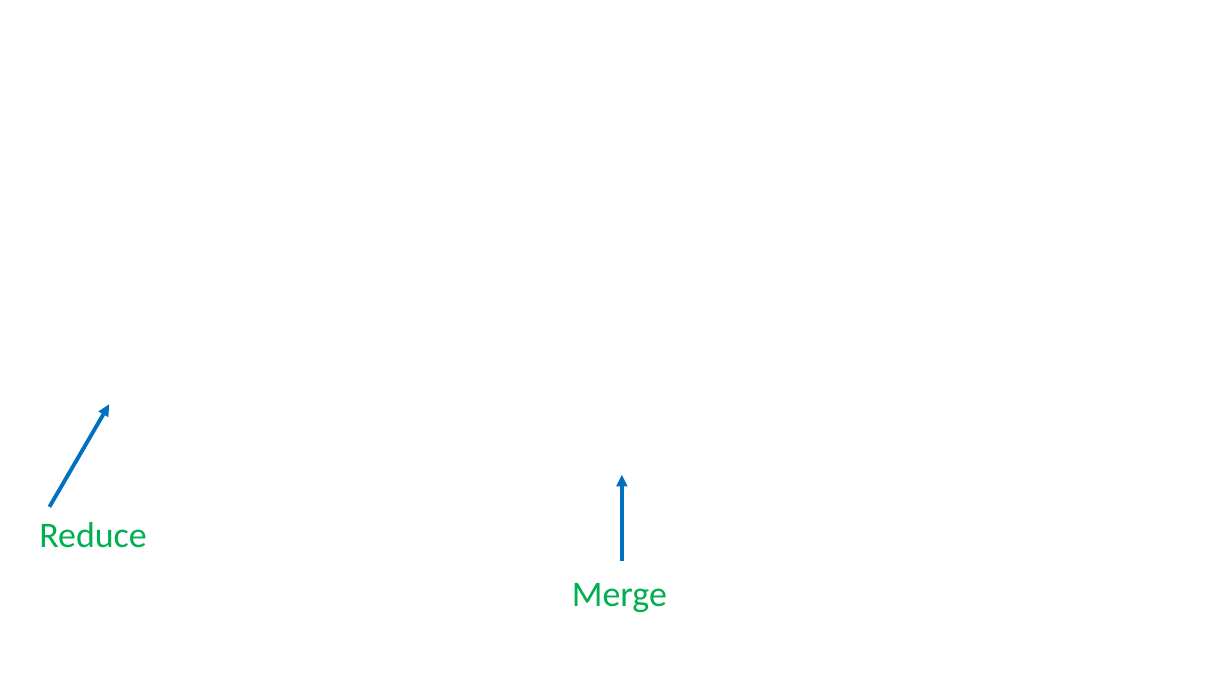
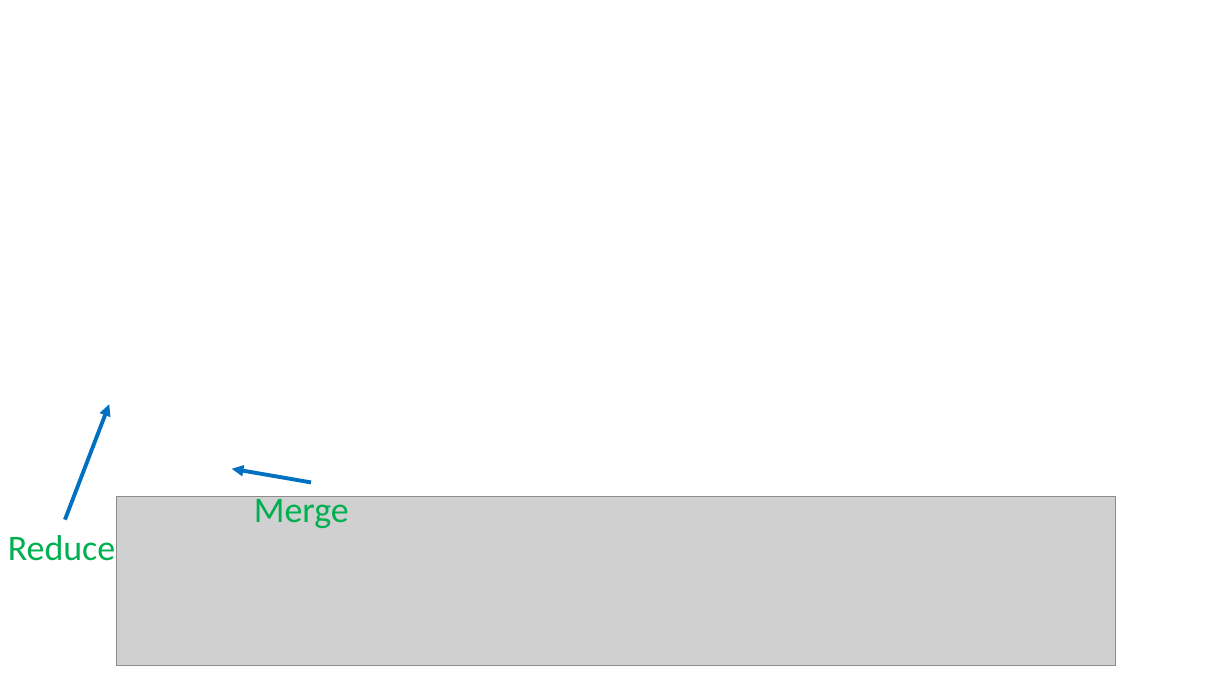
Before and after one commit to samsonzhou/samsonzhou.github.io, a slide deck: slide 10 of other-talks/FOCS 2023-short.pptx (slide 17 before the commit). Drawn at 1232x693 pixels with LibreOffice and Linux fonts; fonts in the diff are those of the drawing; grey boxes stand for pictures. Boxes give left, top, right and bottom in pixels: in the first picture for what was removed or moved away, otherwise in the second. Text is boxed around its words. In the diff, an @@ line names an element or a change of style, - is before the commit and + after.

```diff
--- a/other-talks/FOCS 2023-short.pptx
+++ b/other-talks/FOCS 2023-short.pptx
@@ arrow moved from (50, 507) - (109, 405) to (65, 519) - (109, 405) @@
@@ arrow added from (311, 482) to (232, 469), #0070C0 3 pt @@
@@ arrow removed from (622, 561) to (622, 475) @@
@@ picture added at bbox=[117, 496, 1116, 665] @@
@@ text "Merge" rewrapped from bbox=[572, 583, 667, 612] to bbox=[254, 493, 349, 528] @@
@@ text "Reduce": place and size @@
-text "Reduce" at bbox=[39, 522, 146, 548]
+text "Reduce" at bbox=[8, 535, 115, 561]
```
Also in this commit, not shown: 10 other slides changed, 7 slides added, 19 slides removed, 2 other files.
